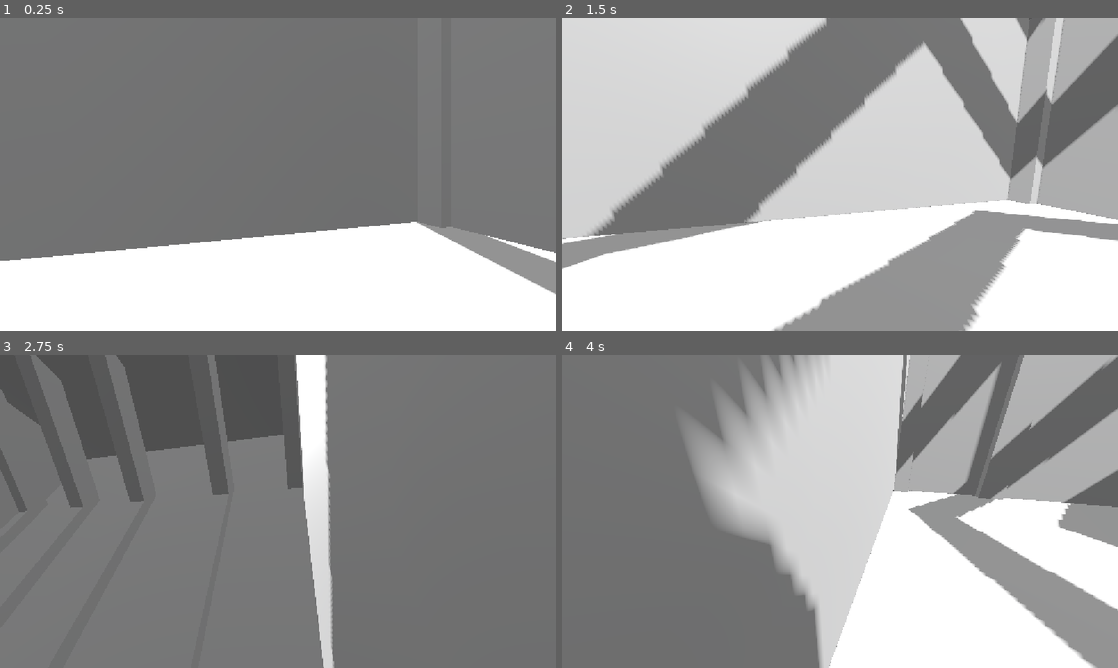
Above: before the commit, frames 1-4 (two rows, left to right).
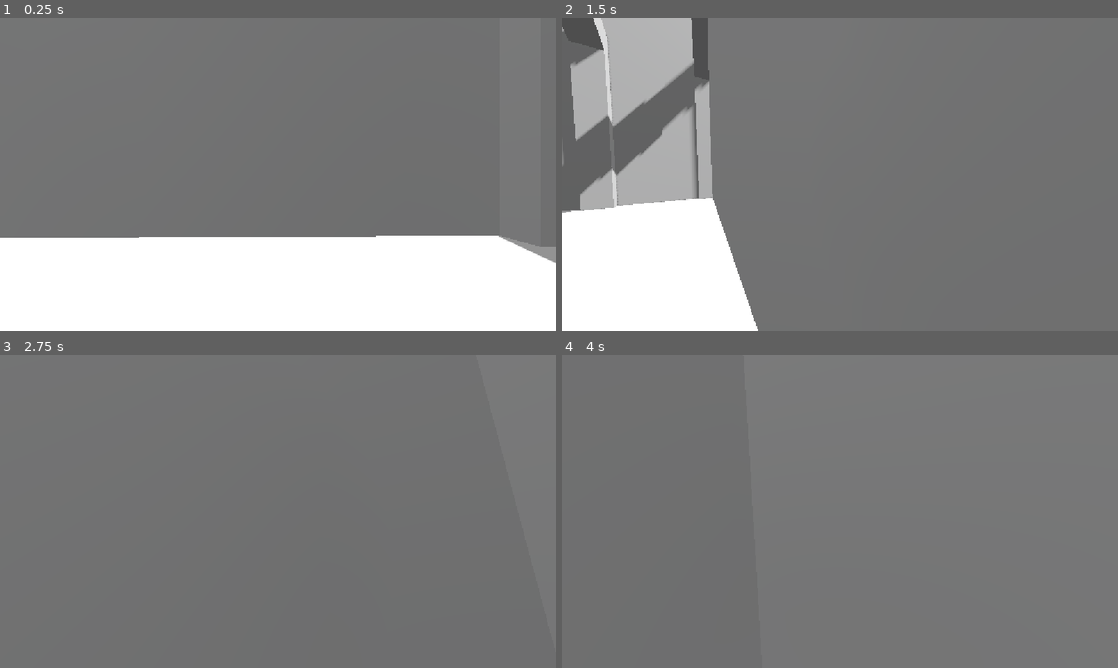
Above: after the commit, the same moments.

Repository: KayEntry17/museum-dioramatum-visionum
Game: Godot game, scene res://testlvl.tscn
The game is run twice, just before and just after one commit, with the same random seed, the same clock (stepped at 60 frames per second) and the same inputs.
Inputs (mouse positions are in pixels of both pictures, inside the frame that each line leads up to):
- Up to frame 1 (0.25 s): no input
- Up to frame 2 (1.5 s): tap Enter (ui_accept) at 0.5, 0.6, 0.77, 1.07 s; move the mouse to (867, 174) at 0.52 s; hold Up (ui_up) from 0.53 s (still down); move the mouse to (812, 174) at 1.27 s; tap Alt at 1.35 s
- Up to frame 3 (2.75 s): keep holding Up (ui_up); tap Enter (ui_accept) at 1.52, 1.55, 1.82, 2.3 s; move the mouse to (289, 505) at 2.02 s; tap Shift at 2.1 s
- Up to frame 4 (4 s): keep holding Up (ui_up); move the mouse to (834, 517) at 2.77 s; tap Enter (ui_accept) at 2.85, 3.02, 3.32, 3.77, 3.8 s; move the mouse to (878, 514) at 3.52 s; tap Alt at 3.6 s

The runs differ from the first frame. In frame 1, 4.3% of the frame differs, in the area x 0-100%, y 65-89%; in frame 2, 72%, in the area x 0-100%, y 0-100%; in frame 3, 19%; in frame 4, 57%.

Commit message:
completed fps character controller for both mouse+keybvoard and joystick

Diff:
--- a/globals/cameramanager.gd
+++ b/globals/cameramanager.gd
@@ -4,6 +4,7 @@
 var fpsmode:bool=true
 var mousemove
 var prevmouse
+var rotinterpolation:bool=true
 var Sensitivity:float=1
 # Called when the node enters the scene tree for the first time.
 func theserthedroids(cam):
--- a/maincam.gd
+++ b/maincam.gd
@@ -18,8 +18,11 @@
 		targetcam=Cam.targetcam
 	if Cam.fpsmode:
 		self.global_position=targetcam.global_position
+		if Cam.rotinterpolation:
 		#self.global_rotation=targetcam.global_rotation
-		self.global_rotation.x=lerp_angle(self.global_rotation.x,targetcam.global_rotation.x,10*delta)
-		self.global_rotation.y=lerp_angle(self.global_rotation.y,targetcam.global_rotation.y,10*delta)
+			self.global_rotation.x=lerp_angle(self.global_rotation.x,targetcam.global_rotation.x,20*delta)
+			self.global_rotation.y=lerp_angle(self.global_rotation.y,targetcam.global_rotation.y,20*delta)
+		else:
+			self.global_rotation=targetcam.global_rotation
 	else:
 		self.global_position=lerp(self.global_position,targetcam.global_position,2*delta)
--- a/player/curator.tscn
+++ b/player/curator.tscn
@@ -8,6 +8,7 @@
 
 [node name="Node3D" type="CharacterBody3D" unique_id=906936805]
 script = ExtResource("1_givxw")
+Sensitivity = 0.3
 
 [node name="CollisionShape3D" type="CollisionShape3D" parent="." unique_id=37437317]
 shape = SubResource("CapsuleShape3D_6uffy")
--- a/player/curplayer.gd
+++ b/player/curplayer.gd
@@ -2,8 +2,9 @@
 @export var speed: float=10
 @export var inuse:bool=true
 @export var jumpspeed:float =5
+@export var camspeed:float =5
 @export var slip: float=5
-var Sensitivity:float=1.0
+@export var Sensitivity:float=1.0
 var canjump:bool
 func _ready() -> void:
 	Cam.theserthetargets($falsecamx/falsecamy)
@@ -13,7 +14,7 @@
 		$falsecamx.rotate(Vector3(0,-1.0,0), mousemovek.x)
 		$falsecamx/falsecamy.rotate(Vector3(-1.0,0.0,0), mousemovek.y)
 		$falsecamx/falsecamy.rotation_degrees.x=clamp($falsecamx/falsecamy.rotation_degrees.x, -55.0, 55.0)
-		print(str(mousemovek)+"oaijdsoajsdioaks")
+		#print(str(mousemovek)+"oaijdsoajsdioaks")
 func _process(delta: float) -> void:
 	if Cam.fpsmode:
 		Input.mouse_mode=Input.MOUSE_MODE_CAPTURED
@@ -23,9 +24,14 @@
 	if not is_on_floor():
 		velocity += get_gravity() * delta
 
-	var inpdir=Input.get_vector("ui_left","ui_right","ui_down","ui_up")
-
-
+	var inpdir=Input.get_vector("ui_left","ui_right","ui_up","ui_down")
+	var caminpdir=Input.get_vector("camera_left","camera_right","camera_up","camera_down")
+	$falsecamx.rotate(Vector3(0,-1.0,0), caminpdir.x*camspeed*delta)
+	$falsecamx/falsecamy.rotate(Vector3(-1.0,0.0,0), caminpdir.y*camspeed*delta)
+	$falsecamx/falsecamy.rotation_degrees.x=clamp($falsecamx/falsecamy.rotation_degrees.x, -55.0, 55.0)
+	print(inpdir)
+	inpdir=inpdir.rotated(-$falsecamx.rotation.y)
+	print($falsecamx.rotation)
 
 	if inpdir==Vector2(0,0):
 		velocity.x=move_toward(velocity.x,0,slip*delta*speed)
--- a/project.godot
+++ b/project.godot
@@ -21,13 +21,75 @@
 
 [display]
 
-window/size/mode=3
 window/stretch/mode="canvas_items"
 window/stretch/aspect="expand"
 
 [editor_plugins]
 
 enabled=PackedStringArray("res://addons/godot_super-wakatime/plugin.cfg")
+
+[input]
+
+ui_accept={
+"deadzone": 0.5,
+"events": [Object(InputEventKey,"resource_local_to_scene":false,"resource_name":"","device":16,"window_id":0,"alt_pressed":false,"shift_pressed":false,"ctrl_pressed":false,"meta_pressed":false,"pressed":false,"keycode":4194309,"physical_keycode":0,"key_label":0,"unicode":0,"location":0,"echo":false,"script":null)
+, Object(InputEventKey,"resource_local_to_scene":false,"resource_name":"","device":16,"window_id":0,"alt_pressed":false,"shift_pressed":false,"ctrl_pressed":false,"meta_pressed":false,"pressed":false,"keycode":4194310,"physical_keycode":0,"key_label":0,"unicode":0,"location":0,"echo":false,"script":null)
+, Object(InputEventKey,"resource_local_to_scene":false,"resource_name":"","device":16,"window_id":0,"alt_pressed":false,"shift_pressed":false,"ctrl_pressed":false,"meta_pressed":false,"pressed":false,"keycode":32,"physical_keycode":0,"key_label":0,"unicode":32,"location":0,"echo":false,"script":null)
+, Object(InputEventJoypadButton,"resource_local_to_scene":false,"resource_name":"","device":-1,"button_index":0,"pressure":0.0,"pressed":true,"script":null)
+]
+}
+ui_left={
+"deadzone": 0.5,
+"events": [Object(InputEventKey,"resource_local_to_scene":false,"resource_name":"","device":16,"window_id":0,"alt_pressed":false,"shift_pressed":false,"ctrl_pressed":false,"meta_pressed":false,"pressed":false,"keycode":4194319,"physical_keycode":0,"key_label":0,"unicode":0,"location":0,"echo":false,"script":null)
+, Object(InputEventJoypadButton,"resource_local_to_scene":false,"resource_name":"","device":-1,"button_index":13,"pressure":0.0,"pressed":false,"script":null)
+, Object(InputEventJoypadMotion,"resource_local_to_scene":false,"resource_name":"","device":-1,"axis":0,"axis_value":-1.0,"script":null)
+, Object(InputEventKey,"resource_local_to_scene":false,"resource_name":"","device":-1,"window_id":0,"alt_pressed":false,"shift_pressed":false,"ctrl_pressed":false,"meta_pressed":false,"pressed":false,"keycode":0,"physical_keycode":65,"key_label":0,"unicode":97,"location":0,"echo":false,"script":null)
+]
+}
+ui_right={
+"deadzone": 0.5,
+"events": [Object(InputEventKey,"resource_local_to_scene":false,"resource_name":"","device":16,"window_id":0,"alt_pressed":false,"shift_pressed":false,"ctrl_pressed":false,"meta_pressed":false,"pressed":false,"keycode":4194321,"physical_keycode":0,"key_label":0,"unicode":0,"location":0,"echo":false,"script":null)
+, Object(InputEventJoypadButton,"resource_local_to_scene":false,"resource_name":"","device":-1,"button_index":14,"pressure":0.0,"pressed":false,"script":null)
+, Object(InputEventJoypadMotion,"resource_local_to_scene":false,"resource_name":"","device":-1,"axis":0,"axis_value":1.0,"script":null)
+, Object(InputEventKey,"resource_local_to_scene":false,"resource_name":"","device":-1,"window_id":0,"alt_pressed":false,"shift_pressed":false,"ctrl_pressed":false,"meta_pressed":false,"pressed":false,"keycode":0,"physical_keycode":68,"key_label":0,"unicode":100,"location":0,"echo":false,"script":null)
+]
+}
+ui_up={
+"deadzone": 0.5,
+"events": [Object(InputEventKey,"resource_local_to_scene":false,"resource_name":"","device":16,"window_id":0,"alt_pressed":false,"shift_pressed":false,"ctrl_pressed":false,"meta_pressed":false,"pressed":false,"keycode":4194320,"physical_keycode":0,"key_label":0,"unicode":0,"location":0,"echo":false,"script":null)
+, Object(InputEventJoypadButton,"resource_local_to_scene":false,"resource_name":"","device":-1,"button_index":11,"pressure":0.0,"pressed":false,"script":null)
+, Object(InputEventJoypadMotion,"resource_local_to_scene":false,"resource_name":"","device":-1,"axis":1,"axis_value":-1.0,"script":null)
+, Object(InputEventKey,"resource_local_to_scene":false,"resource_name":"","device":-1,"window_id":0,"alt_pressed":false,"shift_pressed":false,"ctrl_pressed":false,"meta_pressed":false,"pressed":false,"keycode":0,"physical_keycode":87,"key_label":0,"unicode":119,"location":0,"echo":false,"script":null)
+]
+}
+ui_down={
+"deadzone": 0.5,
+"events": [Object(InputEventKey,"resource_local_to_scene":false,"resource_name":"","device":16,"window_id":0,"alt_pressed":false,"shift_pressed":false,"ctrl_pressed":false,"meta_pressed":false,"pressed":false,"keycode":4194322,"physical_keycode":0,"key_label":0,"unicode":0,"location":0,"echo":false,"script":null)
+, Object(InputEventJoypadButton,"resource_local_to_scene":false,"resource_name":"","device":-1,"button_index":12,"pressure":0.0,"pressed":false,"script":null)
+, Object(InputEventJoypadMotion,"resource_local_to_scene":false,"resource_name":"","device":-1,"axis":1,"axis_value":1.0,"script":null)
+, null, Object(InputEventKey,"resource_local_to_scene":false,"resource_name":"","device":-1,"window_id":0,"alt_pressed":false,"shift_pressed":false,"ctrl_pressed":false,"meta_pressed":false,"pressed":false,"keycode":0,"physical_keycode":83,"key_label":0,"unicode":115,"location":0,"echo":false,"script":null)
+]
+}
+camera_left={
+"deadzone": 0.2,
+"events": [Object(InputEventJoypadMotion,"resource_local_to_scene":false,"resource_name":"","device":-1,"axis":2,"axis_value":-1.0,"script":null)
+]
+}
+camera_right={
+"deadzone": 0.2,
+"events": [Object(InputEventJoypadMotion,"resource_local_to_scene":false,"resource_name":"","device":-1,"axis":2,"axis_value":1.0,"script":null)
+]
+}
+camera_down={
+"deadzone": 0.2,
+"events": [Object(InputEventJoypadMotion,"resource_local_to_scene":false,"resource_name":"","device":-1,"axis":3,"axis_value":1.0,"script":null)
+]
+}
+camera_up={
+"deadzone": 0.2,
+"events": [Object(InputEventJoypadMotion,"resource_local_to_scene":false,"resource_name":"","device":-1,"axis":3,"axis_value":-1.0,"script":null)
+]
+}
 
 [physics]
 
